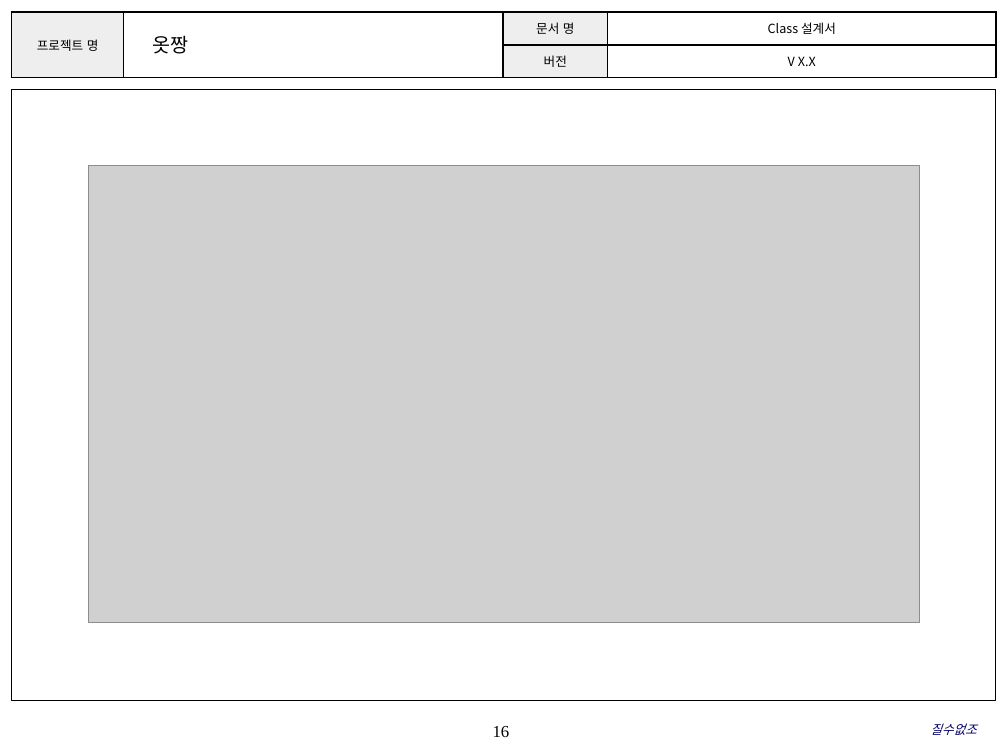
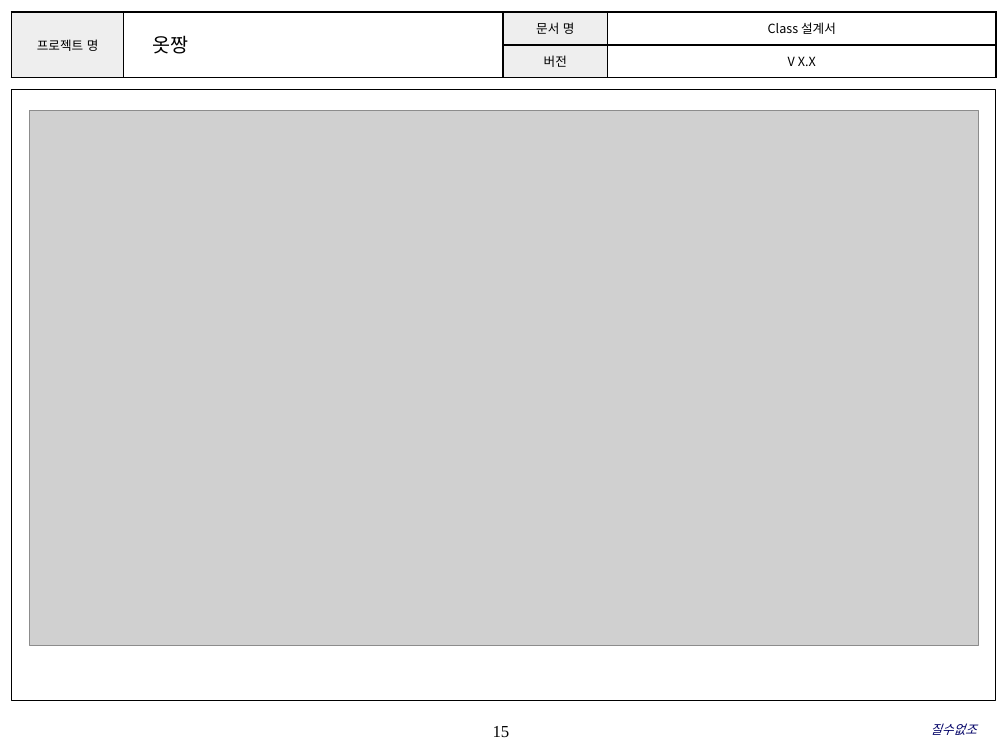
Before and after one commit to songsurl00/SoftwareEngineering2022, a slide deck: slide 15 of Class&SeqDiagram/ClassDesign.pptx (slide 16 before the commit). Drawn at 1008x756 pixels with LibreOffice and Linux fonts; fonts in the diff are those of the drawing; grey boxes stand for pictures; background and template pictures are left out. Boxes give left, top, right and bottom in pixels: in the first picture for what was removed or moved away, otherwise in the second. Text is boxed around its words. In the diff, an @@ line names an element or a change of style, - is before the commit and + after.

```diff
--- a/Class&SeqDiagram/ClassDesign.pptx
+++ b/Class&SeqDiagram/ClassDesign.pptx
@@ picture: place and size @@
-picture at bbox=[89, 166, 919, 624]
+picture at bbox=[30, 111, 979, 645]
@@ page number at bbox=[493, 726, 510, 737]: text changed @@
-16
+15
```
Also in this commit, not shown: 8 other slides changed, 5 slides added, 1 other file.
